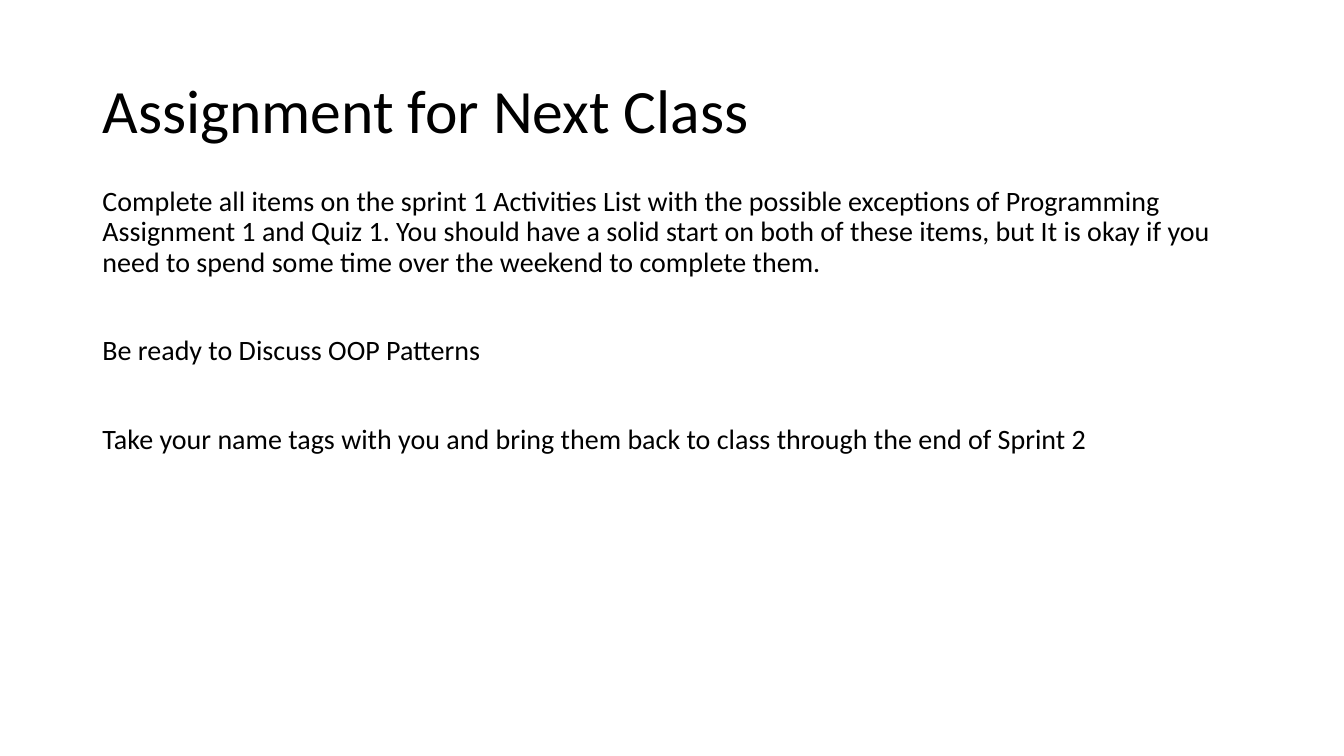
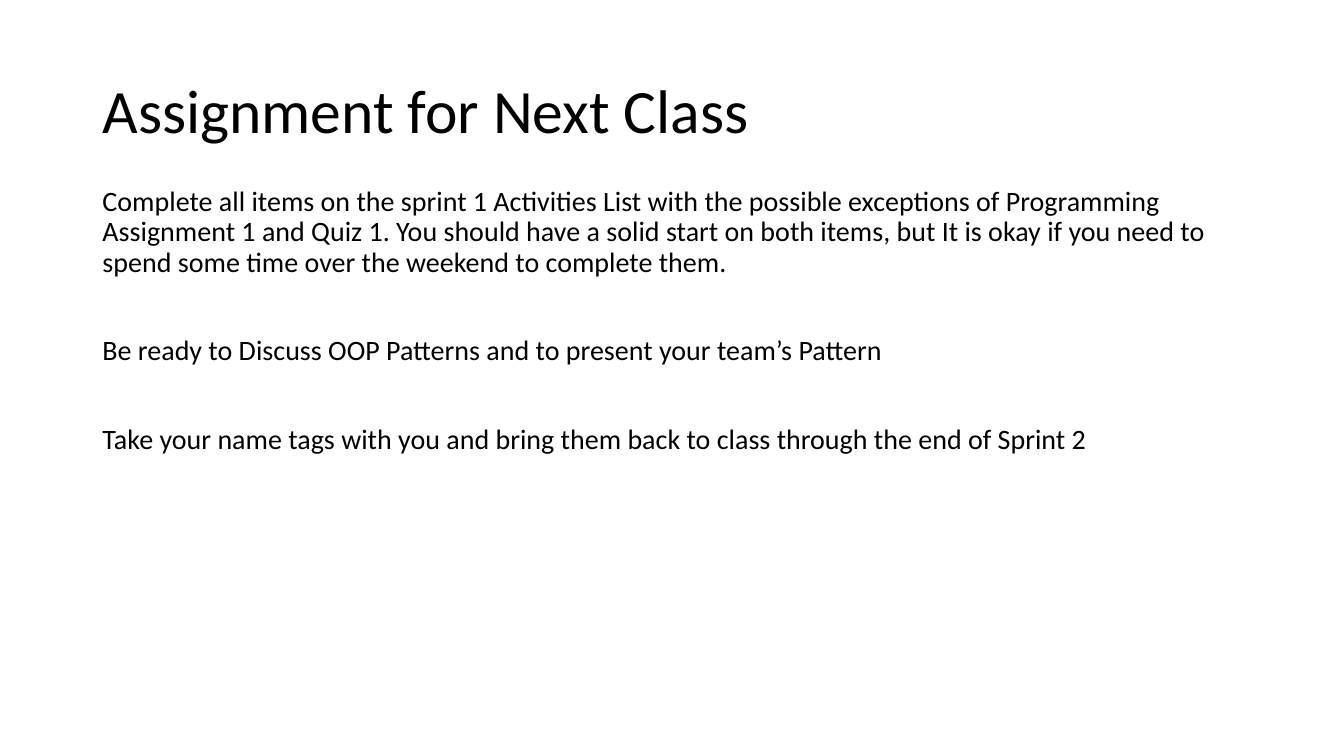
Before and after one commit to EricJPogue/CPSC-24500, a slide deck: slide 7 of lecture-slides/2019-09-04.pptx. Drawn at 1344x756 pixels with LibreOffice and Linux fonts; fonts in the diff are those of the drawing. Boxes give left, top, right and bottom in pixels: in the first picture for what was removed or moved away, otherwise in the second. Text is boxed around its words. In the diff, an @@ line names an element or a change of style, - is before the commit and + after.

```diff
--- a/lecture-slides/2019-09-04.pptx
+++ b/lecture-slides/2019-09-04.pptx
@@ text at [102,191,1204,365]: text changed @@
-Complete all items on the sprint 1 Activities List with the possible exceptions of Programming Assignment 1 and Quiz 1. You should have a solid start on both of these items, but It is okay if you need to spend some time over the weekend to complete them.
-Be ready to Discuss OOP Patterns
+Complete all items on the sprint 1 Activities List with the possible exceptions of Programming Assignment 1 and Quiz 1. You should have a solid start on both items, but It is okay if you need to spend some time over the weekend to complete them.
+Be ready to Discuss OOP Patterns and to present your team’s Pattern
```
Also in this commit, not shown: 2 other slides changed, 1 other file.
